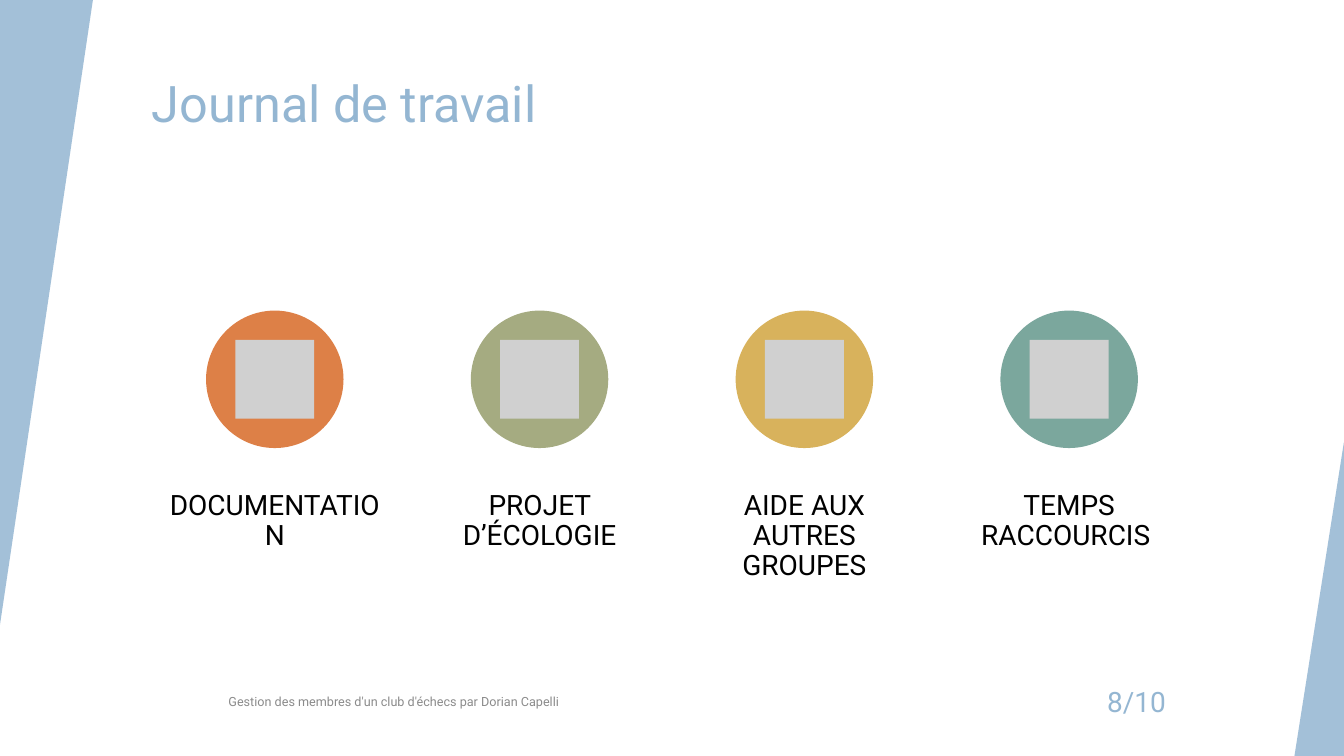
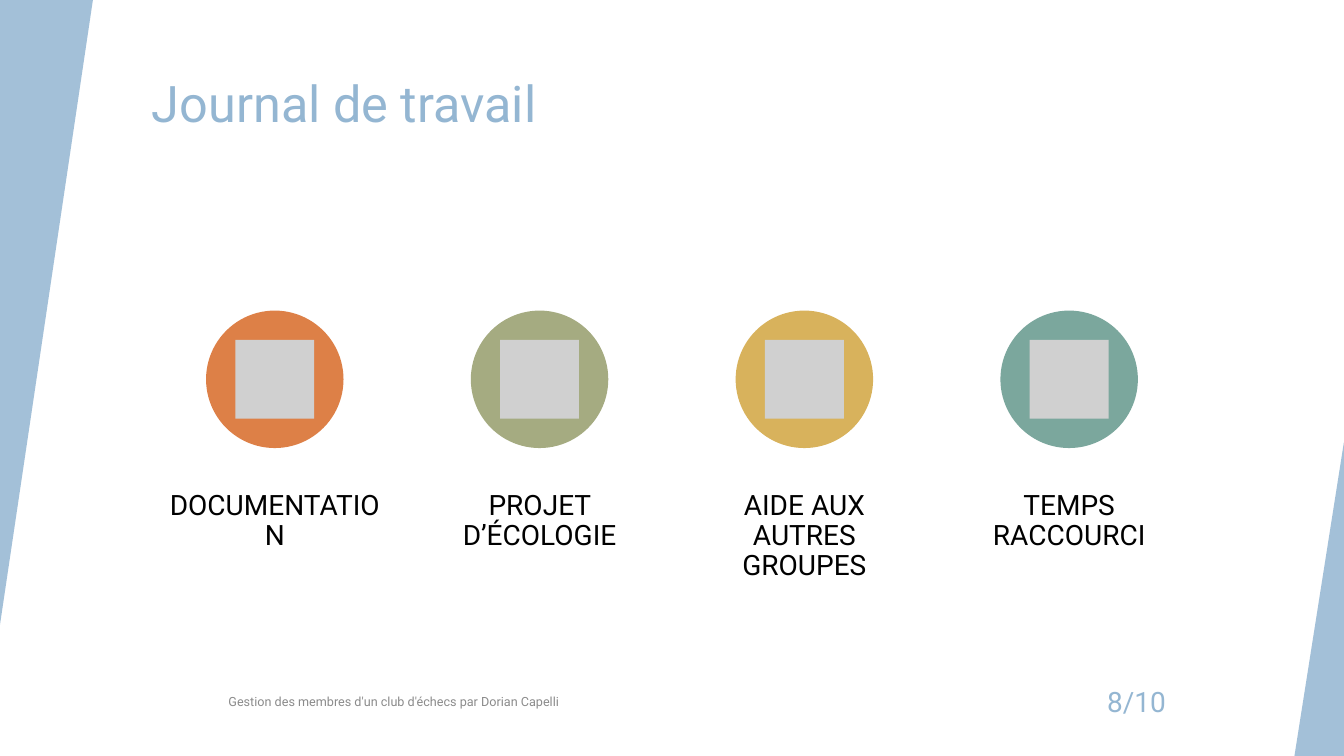
Before and after one commit to doriancapelli/Projet_Approfondissement, a slide deck: slide 8 of 4-Presentation/P-dorcapelli-gestion-des membres-d'un-club-echec.pptx. Drawn at 1344x756 pixels with LibreOffice and Linux fonts; fonts in the diff are those of the drawing; grey boxes stand for pictures. Boxes give left, top, right and bottom in pixels: in the first picture for what was removed or moved away, otherwise in the second. Text is boxed around its words. In the diff, an @@ line names an element or a change of style, - is before the commit and + after.

```diff
--- a/4-Presentation/P-dorcapelli-gestion-des membres-d'un-club-echec.pptx
+++ b/4-Presentation/P-dorcapelli-gestion-des membres-d'un-club-echec.pptx
@@ text at (993,494,1146,546): text changed @@
-TEMPS RACCOURCIS
+TEMPS RACCOURCI
```
Also in this commit, not shown: 2 other slides changed, 5 other files.
